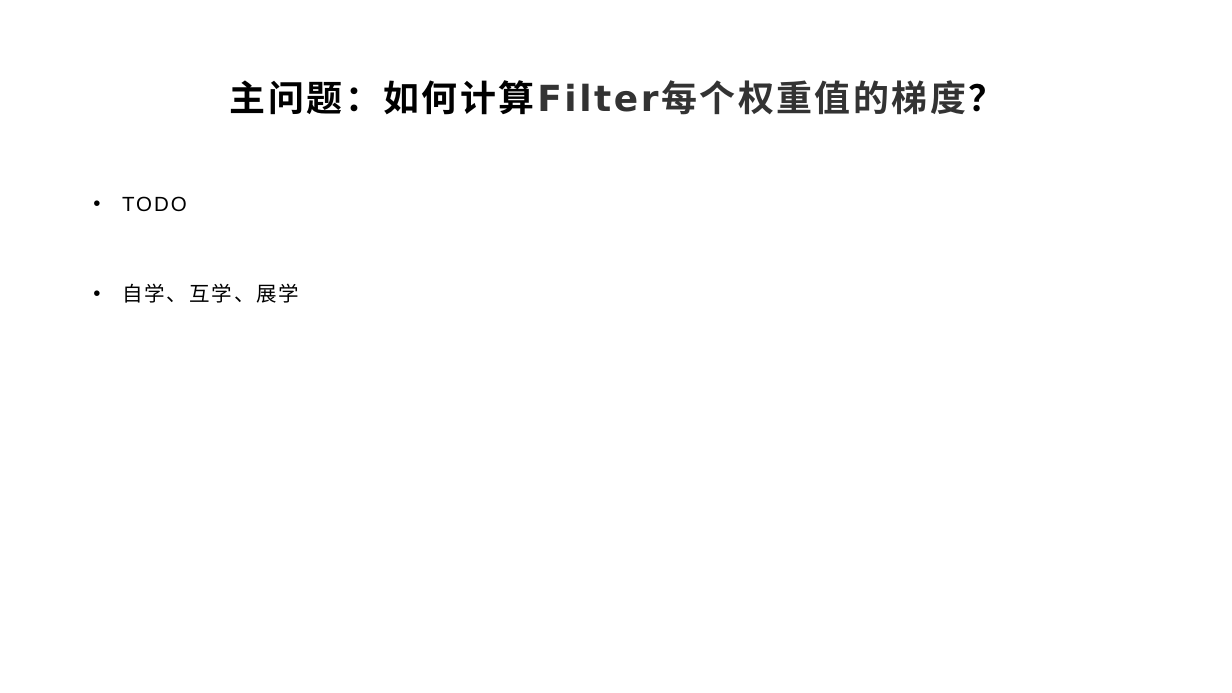
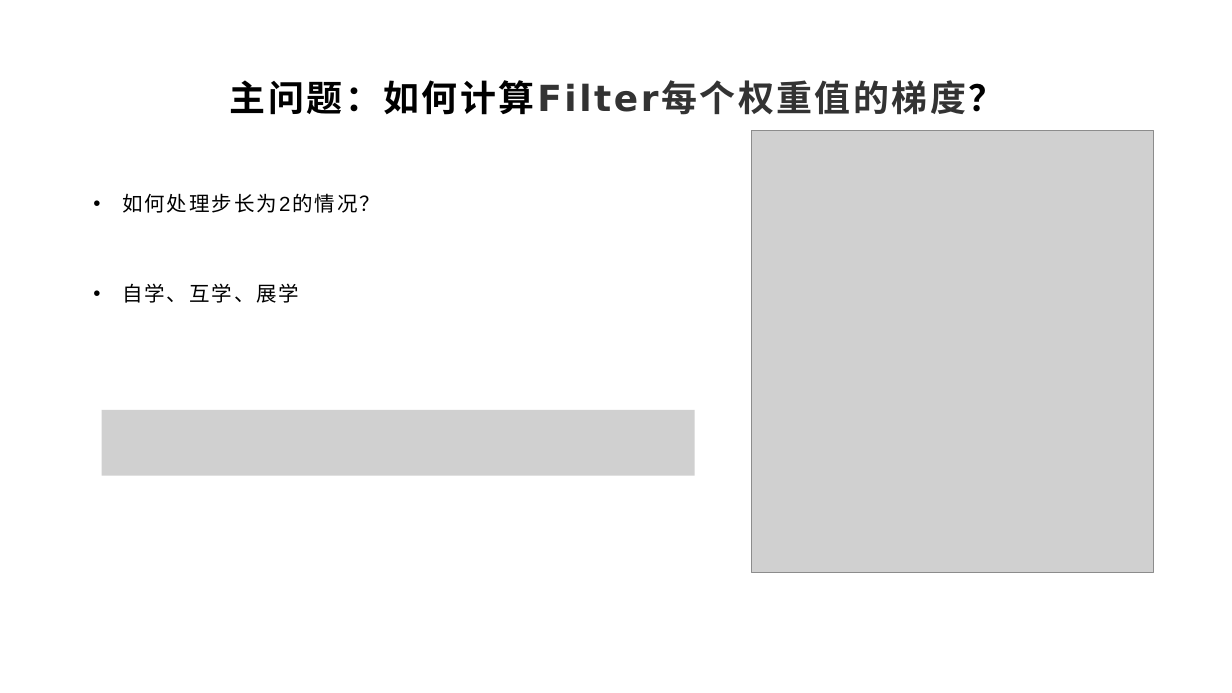
Before and after one commit to yyc-git/DeepLearningEdu, a slide deck: slide 25 of lessons/10_conv_layer_backward/ppt/卷积层的后向传播推导.pptx (slide 24 before the commit). Drawn at 1232x693 pixels with LibreOffice and Linux fonts; fonts in the diff are those of the drawing; grey boxes stand for pictures; background and template pictures are left out. Boxes give left, top, right and bottom in pixels: in the first picture for what was removed or moved away, otherwise in the second. Text is boxed around its words. In the diff, an @@ line names an element or a change of style, - is before the commit and + after.

```diff
--- a/lessons/10_conv_layer_backward/ppt/卷积层的后向传播推导.pptx
+++ b/lessons/10_conv_layer_backward/ppt/卷积层的后向传播推导.pptx
@@ picture added at box(751, 130, 1154, 572) @@
@@ text at box(122, 193, 380, 213): text changed @@
-• TODO
+• 如何处理步长为2的情况？
@@ picture added at box(102, 410, 695, 476) @@
```
Also in this commit, not shown: 4 other slides changed, 2 slides added.
